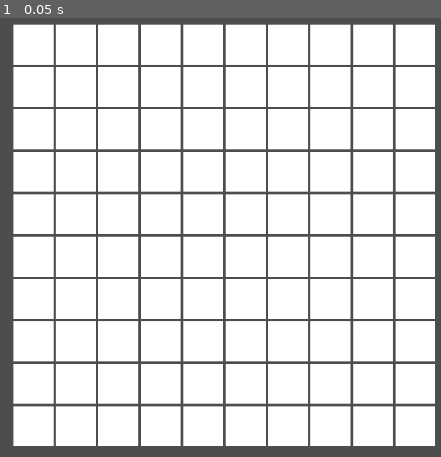
Above: before the commit, frame 1.
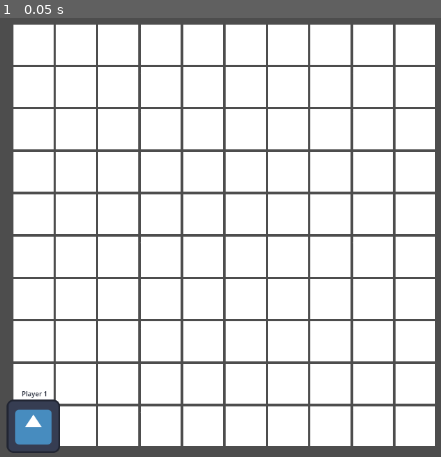
Above: after the commit, the same moment.

Repository: aloukikdas/serpents-ascension
Game: Godot game, scene res://Scenes/Main/Main.tscn
The game is run twice, just before and just after one commit, with the same random seed, the same clock (stepped at 60 frames per second) and the same inputs. The engine's default icon, where the game draws it, is replaced by a stand-in: a white triangle on a blue panel in a dark square.
Inputs:
- Up to frame 1 (0.05 s): no input

The runs differ from the first frame. In frame 1, 1.2% of the frame differs, in the area x 1-14%, y 84-100%.

Commit message:
feat: implement player entity architecture and spawning system

Diff:
--- a/Scenes/Board/Tile.tscn
+++ b/Scenes/Board/Tile.tscn
@@ -24,3 +24,4 @@
 [node name="AnimationPlayer" type="AnimationPlayer" parent="."]
 
 [node name="PieceAnchor" type="Marker2D" parent="."]
+position = Vector2(48, 48)
--- /dev/null
+++ b/Scenes/Player/Player.tscn
@@ -0,0 +1,29 @@
+[gd_scene load_steps=3 format=3 uid="uid://c4332g6umuoac"]
+
+[ext_resource type="Script" uid="uid://dcm12124hmdd3" path="res://Scripts/Player/Player.gd" id="1_ft8w5"]
+[ext_resource type="Texture2D" uid="uid://h51gmkjrvcoj" path="res://icon.svg" id="1_s0eop"]
+
+[node name="Player" type="Node2D"]
+script = ExtResource("1_ft8w5")
+
+[node name="Shadow" type="Sprite2D" parent="."]
+
+[node name="Character" type="Sprite2D" parent="."]
+texture = ExtResource("1_s0eop")
+
+[node name="SpawnParticles" type="GPUParticles2D" parent="."]
+
+[node name="AnimationPlayer" type="AnimationPlayer" parent="."]
+
+[node name="NameLabel" type="Label" parent="."]
+offset_left = -28.0
+offset_top = -90.0
+offset_right = 34.0
+offset_bottom = -67.0
+theme_override_colors/font_color = Color(0.168627, 0.192157, 0.25098, 1)
+text = "Player 1"
+horizontal_alignment = 1
+
+[node name="StateLabel" type="Label" parent="."]
+offset_right = 40.0
+offset_bottom = 23.0
--- a/Scripts/Managers/PlayerManager.gd
+++ b/Scripts/Managers/PlayerManager.gd
@@ -1,2 +1,56 @@
-# PlayerManager: Tracks player data, stats, inventory, and active status.
 extends Node
+
+var players: Array[Player] = []
+var player_scene: PackedScene = preload("res://Scenes/Player/Player.tscn")
+
+func _ready() -> void:
+	# For testing purposes, we spawn when the manager loads.
+	# Later, GameManager will call this after Board finishes generating.
+	call_deferred("spawn_players")
+
+func spawn_players() -> void:
+	spawn_player(1, "Player 1", false)
+
+func spawn_player(id: int, p_name: String, is_ai: bool) -> void:
+	if player_scene == null:
+		push_error("Player Scene not found.")
+		return
+
+	var player_instance = player_scene.instantiate() as Player
+
+	# Find the board and the players container in the current scene tree
+	var board = get_tree().current_scene.get_node_or_null("Board")
+	if board:
+		var players_container = board.get_node("Players")
+		players_container.add_child(player_instance)
+
+		# Setup data
+		player_instance.initialize(id, p_name, is_ai)
+
+		# Position via PieceAnchor
+		var start_tile = board.get_tile(1)
+		if start_tile and start_tile.piece_anchor:
+			player_instance.global_position = start_tile.piece_anchor.global_position
+
+		players.append(player_instance)
+
+		# Record the spawn event
+		if ReplayManager:
+			ReplayManager.record_event("player_spawned", {"player_id": id, "tile": 1})
+
+func remove_player(id: int) -> void:
+	pass
+
+func get_player(id: int) -> Player:
+	for p in players:
+		if p.player_id == id:
+			return p
+	return null
+
+func get_current_player() -> Player:
+	return players[0] if players.size() > 0 else null
+
+func reset_players() -> void:
+	for p in players:
+		p.queue_free()
+	players.clear()
--- /dev/null
+++ b/Scripts/Managers/ReplayManager.gd
@@ -0,0 +1,19 @@
+class_name ReplayRecorder
+extends Node
+
+var history: Array[Dictionary] = []
+
+func record_event(event_name: String, data: Dictionary) -> void:
+	var event := {
+		"event": event_name,
+		"data": data,
+		"timestamp": Time.get_ticks_msec()
+	}
+	history.append(event)
+	# print("Recorded: ", event_name) # Uncomment for debugging
+
+func replay() -> void:
+	pass
+
+func clear() -> void:
+	history.clear()
--- /dev/null
+++ b/Scripts/Player/Player.gd
@@ -0,0 +1,83 @@
+class_name Player
+extends Node2D
+
+# --------------------------------------------------
+# Signals
+# --------------------------------------------------
+signal tile_changed(new_tile: int)
+signal movement_finished
+signal state_changed(new_state: PlayerState)
+
+# --------------------------------------------------
+# State Machine
+# --------------------------------------------------
+enum PlayerState {
+	IDLE,
+	WAITING,
+	MOVING,
+	ANIMATING,
+	WINNER
+}
+
+var state: PlayerState = PlayerState.IDLE
+
+# --------------------------------------------------
+# Identity
+# --------------------------------------------------
+@export var player_id: int = 1
+@export var player_name: String = "Player"
+@export var is_ai: bool = false
+
+# --------------------------------------------------
+# Gameplay
+# --------------------------------------------------
+var current_tile: int = 1
+var previous_tile: int = 1
+var total_rolls: int = 0
+var snakes_hit: int = 0
+var ladders_climbed: int = 0
+var wins: int = 0
+
+# --------------------------------------------------
+# References
+# --------------------------------------------------
+@onready var character: Sprite2D = $Character
+@onready var shadow: Sprite2D = $Shadow
+@onready var animation_player: AnimationPlayer = $AnimationPlayer
+@onready var spawn_particles: GPUParticles2D = $SpawnParticles
+@onready var name_label: Label = $NameLabel
+@onready var state_label: Label = $StateLabel
+
+# --------------------------------------------------
+# Engine
+# --------------------------------------------------
+func _ready() -> void:
+	name_label.text = player_name
+	state_label.text = ""
+
+# --------------------------------------------------
+# Public API
+# --------------------------------------------------
+func initialize(id: int, p_name: String, ai: bool = false) -> void:
+	player_id = id
+	player_name = p_name
+	is_ai = ai
+	name_label.text = player_name
+
+func move_to_tile(tile_id: int) -> void:
+	pass
+
+func teleport_to_tile(tile_id: int) -> void:
+	pass
+
+func play_idle() -> void:
+	pass
+
+func celebrate() -> void:
+	pass
+
+func defeat() -> void:
+	pass
+
+func reset_player() -> void:
+	pass
--- a/project.godot
+++ b/project.godot
@@ -28,3 +28,4 @@
 SnakeManager="*res://Scripts/Managers/SnakeManager.gd"
 TurnManager="*res://Scripts/Managers/TurnManager.gd"
 UiManager="*res://Scripts/Managers/UIManager.gd"
+ReplayManager="*res://Scripts/Managers/ReplayManager.gd"
Not shown, added: Scripts/Managers/ReplayManager.gd.uid
Not shown, added: Scripts/Player/Player.gd.uid
